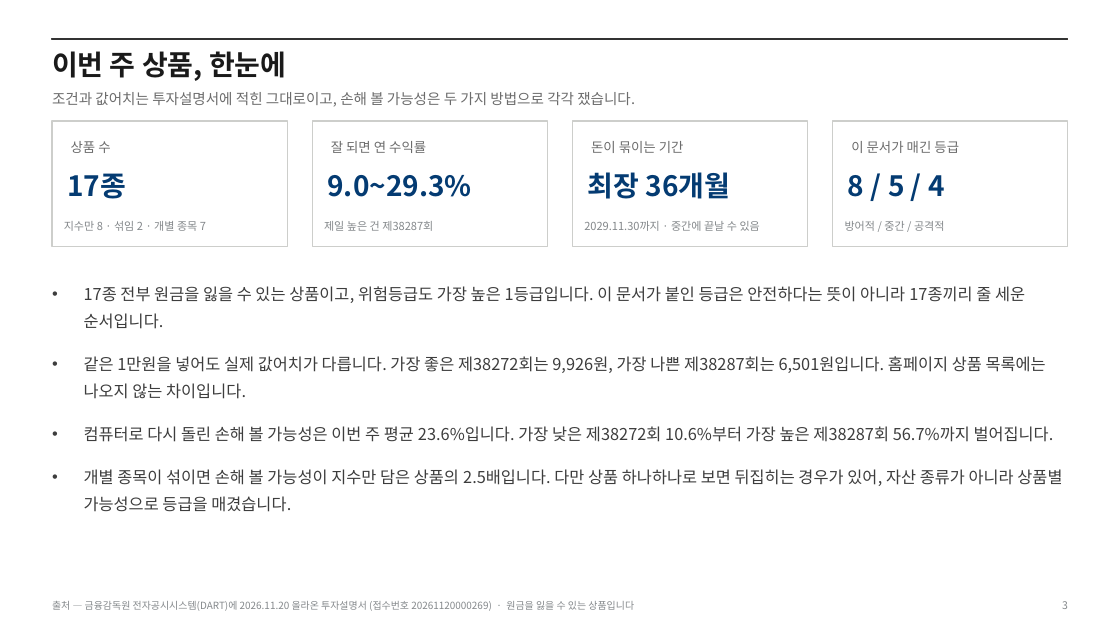
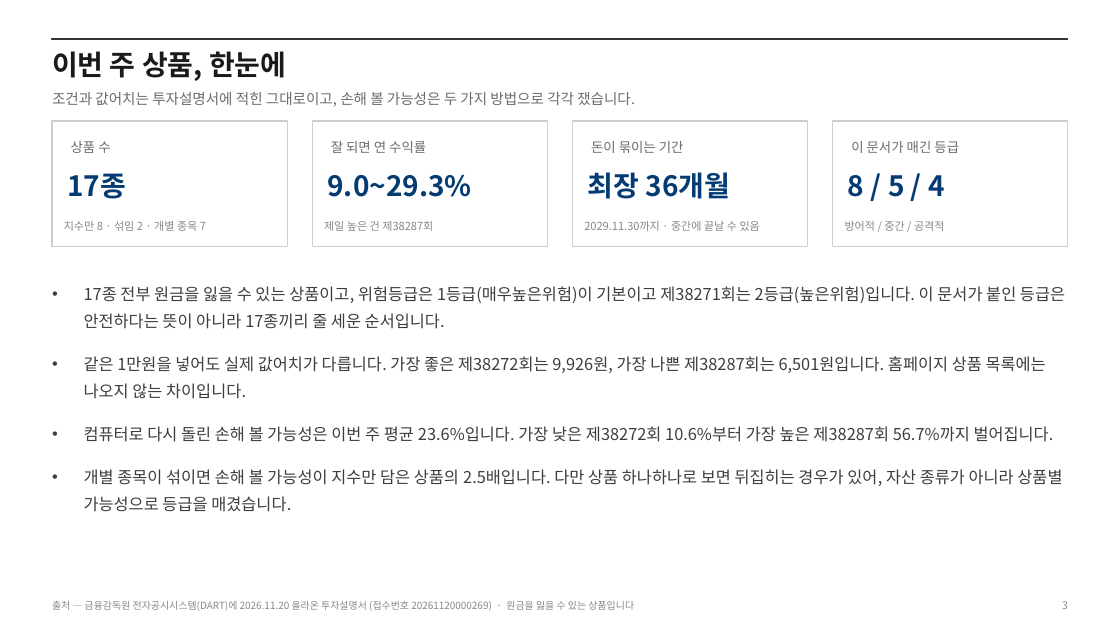
Before and after one commit to hanaroline/work_1, a slide deck: slide 3 of els-analysis-deck.pptx. Drawn at 1120x630 pixels with LibreOffice and Linux fonts; fonts in the diff are those of the drawing. Boxes give left, top, right and bottom in pixels: in the first picture for what was removed or moved away, otherwise in the second. Text is boxed around its words. In the diff, an @@ line names an element or a change of style, - is before the commit and + after.

```diff
--- a/els-analysis-deck.pptx
+++ b/els-analysis-deck.pptx
@@ text at [84,286,1065,329]: text changed @@
-• 17종 전부 원금을 잃을 수 있는 상품이고, 위험등급도 가장 높은 1등급입니다. 이 문서가 붙인 등급은 안전하다는 뜻이 아니라 17종끼리 줄 세운 순서입니다.
+• 17종 전부 원금을 잃을 수 있는 상품이고, 위험등급은 1등급(매우높은위험)이 기본이고 제38271회는 2등급(높은위험)입니다. 이 문서가 붙인 등급은 안전하다는 뜻이 아니라 17종끼리 줄 세운 순서입니다.
```
Also in this commit, not shown: 2 other slides changed, 20 other files.
